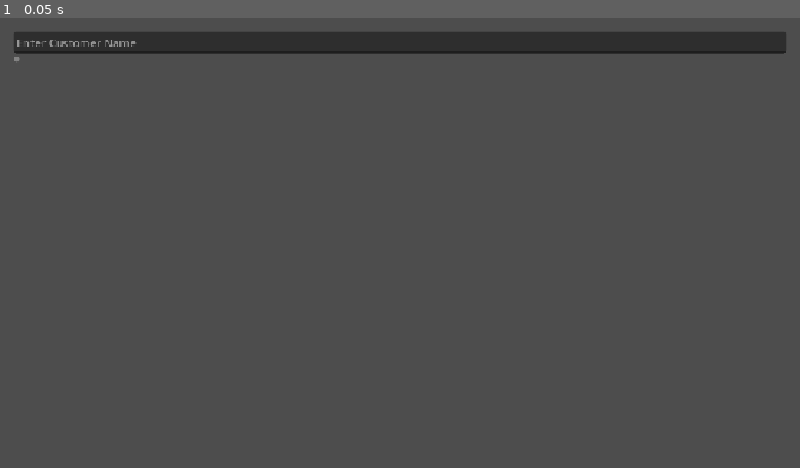
Above: before the commit, frame 1.
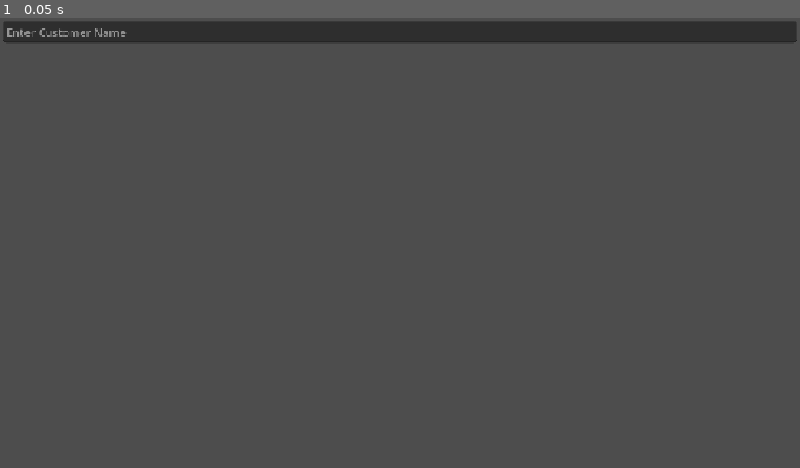
Above: after the commit, the same moment.

Repository: TotsllyRandom/employ-os
Game: Godot game, scene res://scenes/apps/contacts.tscn
Two runs of this game, one before a commit and one after it. Both use one fixed random seed, a clock stepped at 60 frames per second and the inputs below. This scene is started directly instead of the project's main scene.
Inputs:
- Up to frame 1 (0.05 s): no input

The runs differ from the first frame. In frame 1, 4.3% of the frame differs, in the area x 0-100%, y 0-10%.
Error before the commit: Invalid access to property or key 'customer' on a base object of type 'Nil'. (res://scenes/apps/contacts.gd:43)
Error after the commit: Invalid access to property or key 'customer' on a base object of type 'Nil'. (res://scenes/apps/contacts.gd:47)

Commit message:
Hide vScrollBar when not in use

Diff:
--- a/scenes/apps/contacts.gd
+++ b/scenes/apps/contacts.gd
@@ -40,10 +40,17 @@
 
 # Called every frame. 'delta' is the elapsed time since the previous frame.
 func _process(_delta: float) -> void:
+	$Usable.size = size - Vector2(10,10)
+	$Usable.position = Vector2(5,5)
+
+
 	if Customers.customer == {}:
 		$Usable/InCustomerMenu.visible = false
 		$Usable/CustomerSearch.visible = true
 		return
+	$Usable/CustomerSearch/ScrollContainer/VScrollBar.visible = true
+	if len($Usable/CustomerSearch/ScrollContainer/VBoxContainer.get_children())==1:
+		$Usable/CustomerSearch/ScrollContainer/VScrollBar.visible = false
 
 	$Usable/CustomerSearch.visible = false
 	$Usable/InCustomerMenu.visible = true
--- a/scenes/apps/contacts.tscn
+++ b/scenes/apps/contacts.tscn
@@ -86,6 +86,7 @@
 grow_vertical = 2
 
 [node name="VScrollBar" type="VScrollBar" parent="Usable/CustomerSearch/ScrollContainer" unique_id=3958033]
+visible = false
 layout_mode = 2
 rounded = true
 
